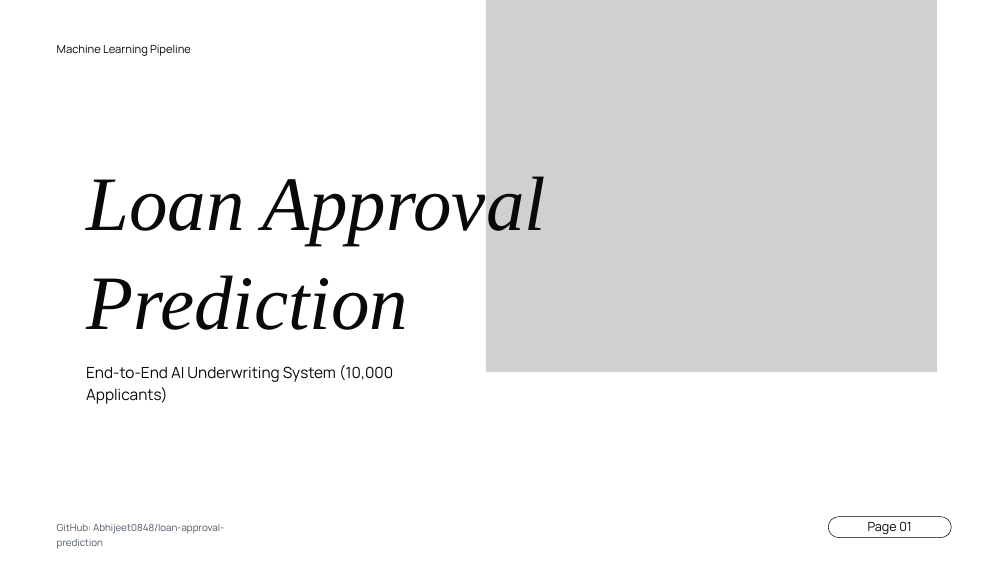
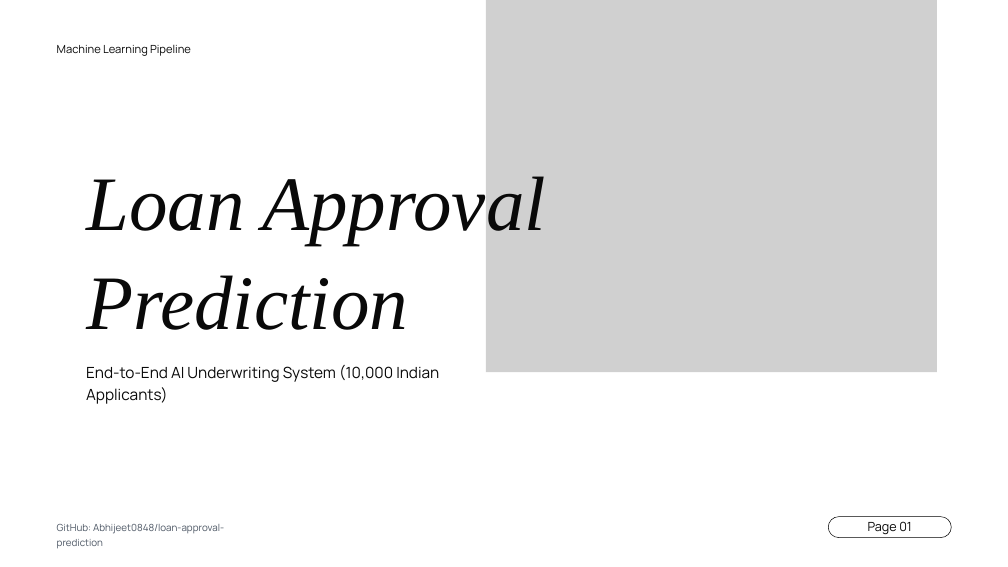
Before and after one commit to Abhijeet0848/loan-approval-prediction, a slide deck: slide 1 of Loan_Approval_Presentation_Minimalist.pptx. Drawn at 1008x567 pixels with LibreOffice and Linux fonts; fonts in the diff are those of the drawing; grey boxes stand for pictures; background and template pictures are left out. Boxes give left, top, right and bottom in pixels: in the first picture for what was removed or moved away, otherwise in the second. Text is boxed around its words. In the diff, an @@ line names an element or a change of style, - is before the commit and + after.

```diff
--- a/Loan_Approval_Presentation_Minimalist.pptx
+++ b/Loan_Approval_Presentation_Minimalist.pptx
@@ text at (86,365,439,382): text changed @@
-End-to-End AI Underwriting System (10,000 Applicants)
+End-to-End AI Underwriting System (10,000 Indian Applicants)
```
Also in this commit, not shown: 7 other slides changed, 9 slides added, 2 slides removed, 1 other file.
